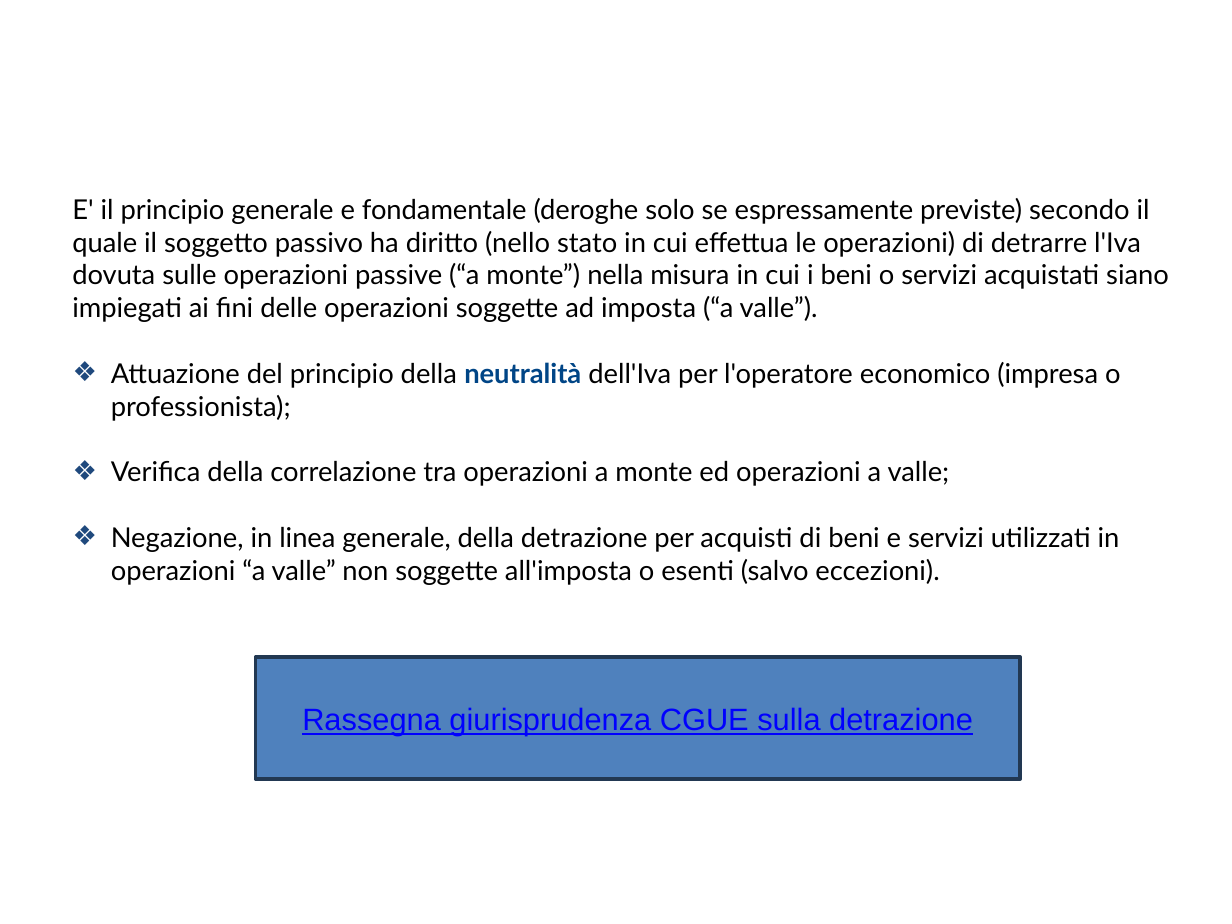
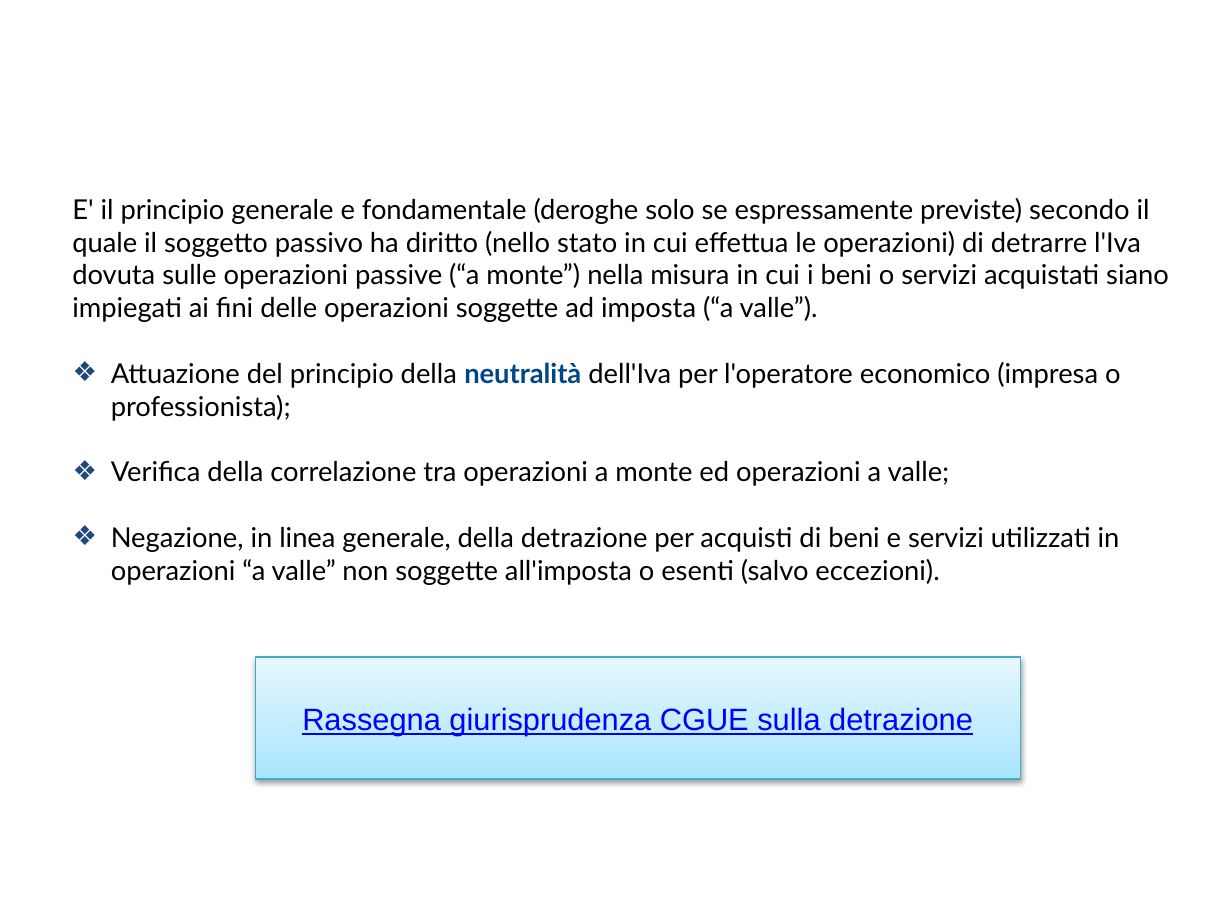
Before and after one commit to fragolab/MDT-lezioni, a slide deck: slide 19 of 2026-06-27/Meccanismo IVA 2026.pptx. Drawn at 1232x924 pixels with LibreOffice and Linux fonts; fonts in the diff are those of the drawing; background and template pictures are left out. Boxes give left, top, right and bottom in pixels: in the first picture for what was removed or moved away, otherwise in the second. Text is boxed around its words. In the diff, an @@ line names an element or a change of style, - is before the commit and + after.

```diff
--- a/2026-06-27/Meccanismo IVA 2026.pptx
+++ b/2026-06-27/Meccanismo IVA 2026.pptx
@@ rectangle "Rassegna giurisprudenza CGUE sulla detrazione" at [255, 657, 1020, 779]: fill #4F81BD to gradient #A7E6FF to #C1EDFF to #E7F8FF; outline #233953 2 pt to #46AAC5 0.75 pt; shadow on @@
```
Also in this commit, not shown: 2 other slides changed, 3 other files.
